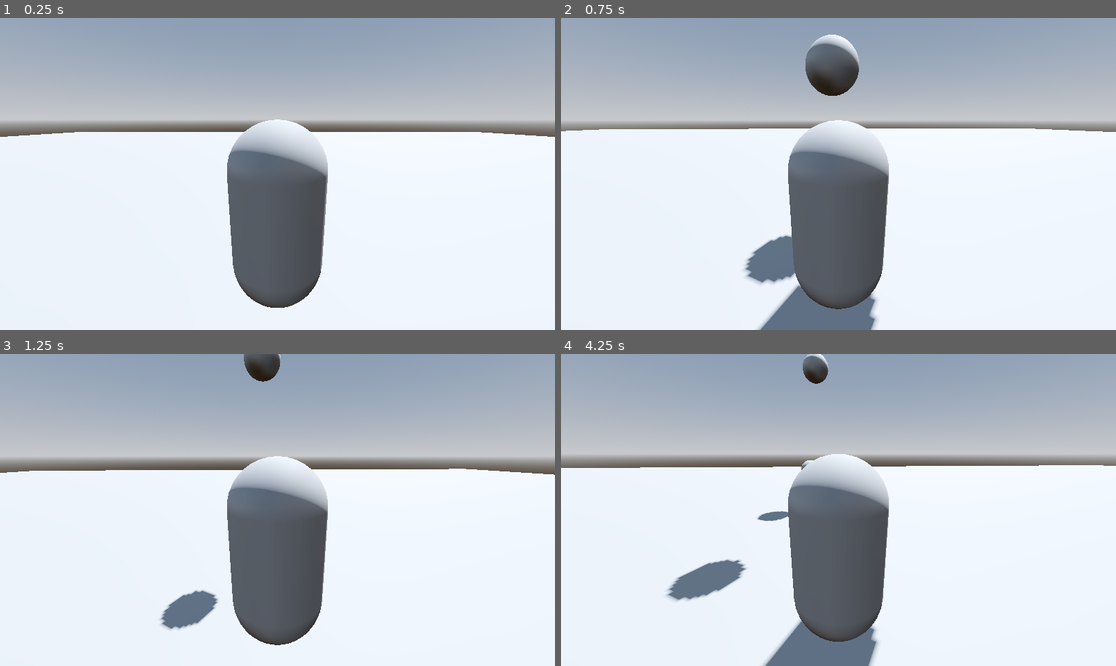
Above: before the commit, frames 1-4 (two rows, left to right).
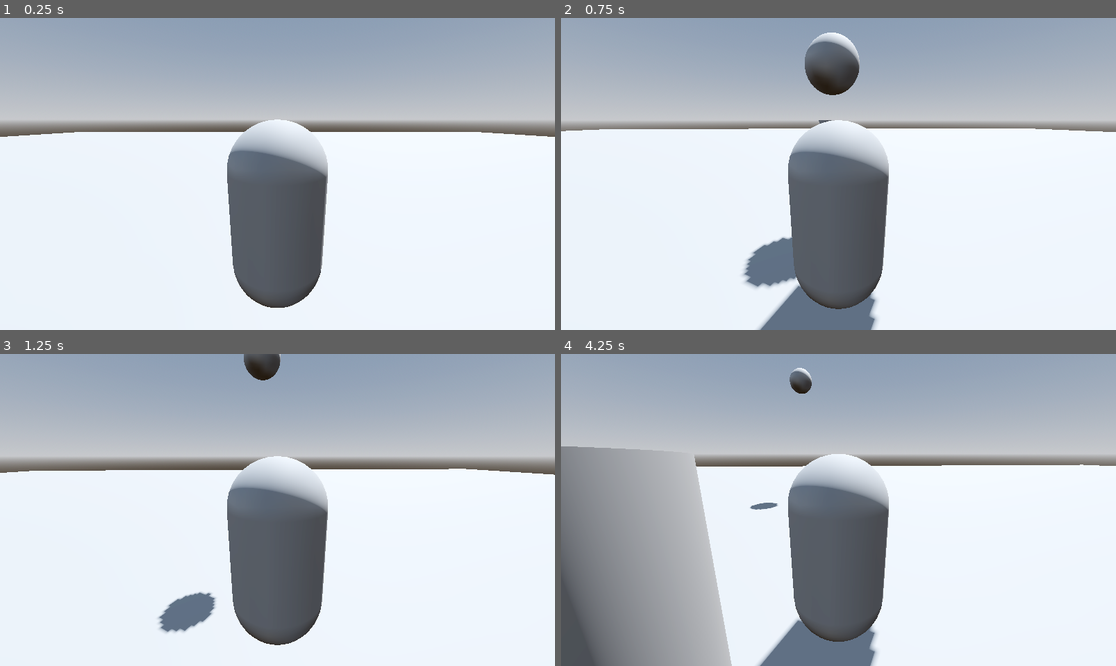
Above: after the commit, the same moments.

Repository: AlexanderMendivil/simple-rpg
Game: Godot game, scene res://scenes/test_scene.tscn
The game is run twice, just before and just after one commit, with the same random seed, the same clock (stepped at 60 frames per second) and the same inputs.
Inputs (mouse positions are in pixels of both pictures, inside the frame that each line leads up to):
- Up to frame 1 (0.25 s): no input
- Up to frame 2 (0.75 s): move the mouse to (866, 174) at 0.52 s; press the mouse at (866, 174) at 0.53 s; hold W (move_forward) from 0.53 s (still down)
- Up to frame 3 (1.25 s): keep holding W (move_forward); tap Space (jump) at 0.77 s
- Up to frame 4 (4.25 s): keep holding W (move_forward); move the mouse to (810, 510) at 1.27 s; release the mouse at (810, 510) at 1.28 s; click (810, 510) at 1.35 s; tap Space (jump) at 1.52, 3.02, 3.77 s; move the mouse to (849, 503) at 2.02 s; press the mouse at (849, 503) at 2.03 s; move the mouse to (832, 516) at 2.77 s; release the mouse at (832, 516) at 2.78 s; click (832, 516) at 2.85 s; move the mouse to (877, 513) at 3.52 s; press the mouse at (877, 513) at 3.53 s

Frame 1 is identical in both runs. In frame 2, 0.5% of the frame differs, in the area x 32-54%, y 4-87%; in frame 3, 0.3%; in frame 4, 20%, in the area x 0-98%, y 0-100%.

Commit message:
Collide working

Diff:
--- a/player/player.gd
+++ b/player/player.gd
@@ -6,7 +6,7 @@
 
 @export var camera: Camera3D
 @export var fall_multiplier: float = 2.0
-@onready var shot_controller = $ShotController
+@onready var shot_controller = $Camera3D/ShotController
 
 const SPEED = 5.0
 const JUMP_VELOCITY = 4.5
@@ -57,5 +57,5 @@
 func cast_spell() -> void:
 	var casted_spell: Node3D = spell.instantiate()
 	shot_controller.add_child(casted_spell)
-	var direction = Vector3(global_position.x, global_position.y, -global_position.z)
+	var direction: Vector3 = shot_controller.global_position
 	casted_spell.cast(direction)
--- a/player/player.tscn
+++ b/player/player.tscn
@@ -19,5 +19,5 @@
 [node name="Camera3D" type="Camera3D" parent="."]
 transform = Transform3D(1, 0, 0, 0, 0.965926, 0.258819, 0, -0.258819, 0.965926, 0, 1, 2)
 
-[node name="ShotController" type="Node3D" parent="."]
-transform = Transform3D(1, 0, 0, 0, 1, 0, 0, 0, 1, 0, 0.317082, -1.35877)
+[node name="ShotController" type="Node3D" parent="Camera3D"]
+transform = Transform3D(1, 0, 0, 0, 0.965926, -0.258819, 0, 0.258819, 0.965926, 0, 0.192703, -3.35777)
--- a/scenes/test_scene.tscn
+++ b/scenes/test_scene.tscn
@@ -15,6 +15,10 @@
 tonemap_mode = 2
 glow_enabled = true
 
+[sub_resource type="CylinderShape3D" id="CylinderShape3D_apr21"]
+
+[sub_resource type="CylinderMesh" id="CylinderMesh_xdofi"]
+
 [node name="Node3D" type="Node3D"]
 
 [node name="DirectionalLight3D" type="DirectionalLight3D" parent="."]
@@ -27,9 +31,20 @@
 [node name="CSGBox3D" type="CSGBox3D" parent="." groups=["GROUND"]]
 transform = Transform3D(1, 0, 0, 0, 1, 0, 0, 0, 1, 0, -0.984825, -0.000536799)
 use_collision = true
+collision_layer = 3
+collision_mask = 3
 size = Vector3(100, 1, 100)
 
 [node name="CharacterBody3D" parent="." instance=ExtResource("1_jwun4")]
 transform = Transform3D(1, 0, 0, 0, 1, 0, 0, 0, 1, -0.0201503, 2.15895, 0.0182483)
 
+[node name="RigidBody3D" type="RigidBody3D" parent="."]
+transform = Transform3D(1, 0, 0, 0, 1, 0, 0, 0, 1, -0.0727944, 0.744342, -15.6523)
+
+[node name="CollisionShape3D" type="CollisionShape3D" parent="RigidBody3D"]
+shape = SubResource("CylinderShape3D_apr21")
+
+[node name="MeshInstance3D" type="MeshInstance3D" parent="RigidBody3D"]
+mesh = SubResource("CylinderMesh_xdofi")
+
 [editable path="CharacterBody3D"]
--- a/spells/fire_ball.gd
+++ b/spells/fire_ball.gd
@@ -6,6 +6,7 @@
 
 func _ready():
 	top_level = true
+	max_contacts_reported = 1
 	timer.start()
 
 func _process(_delta):
@@ -20,6 +21,5 @@
 
 
 
-func _on_body_entered(body):
-	print("hereee")
-	pass # Replace with function body.
+func _on_body_entered(_body: Node3D) -> void:
+	queue_free()
--- a/spells/fire_ball.tscn
+++ b/spells/fire_ball.tscn
@@ -7,7 +7,10 @@
 [sub_resource type="SphereMesh" id="SphereMesh_wgys7"]
 
 [node name="RigidBody3D" type="RigidBody3D"]
+collision_layer = 3
+collision_mask = 3
 contact_monitor = true
+can_sleep = false
 script = ExtResource("1_0ojcf")
 
 [node name="CollisionShape3D" type="CollisionShape3D" parent="."]
Not shown: 1 places in scenes/test_scene.tscn that only renumber resources
